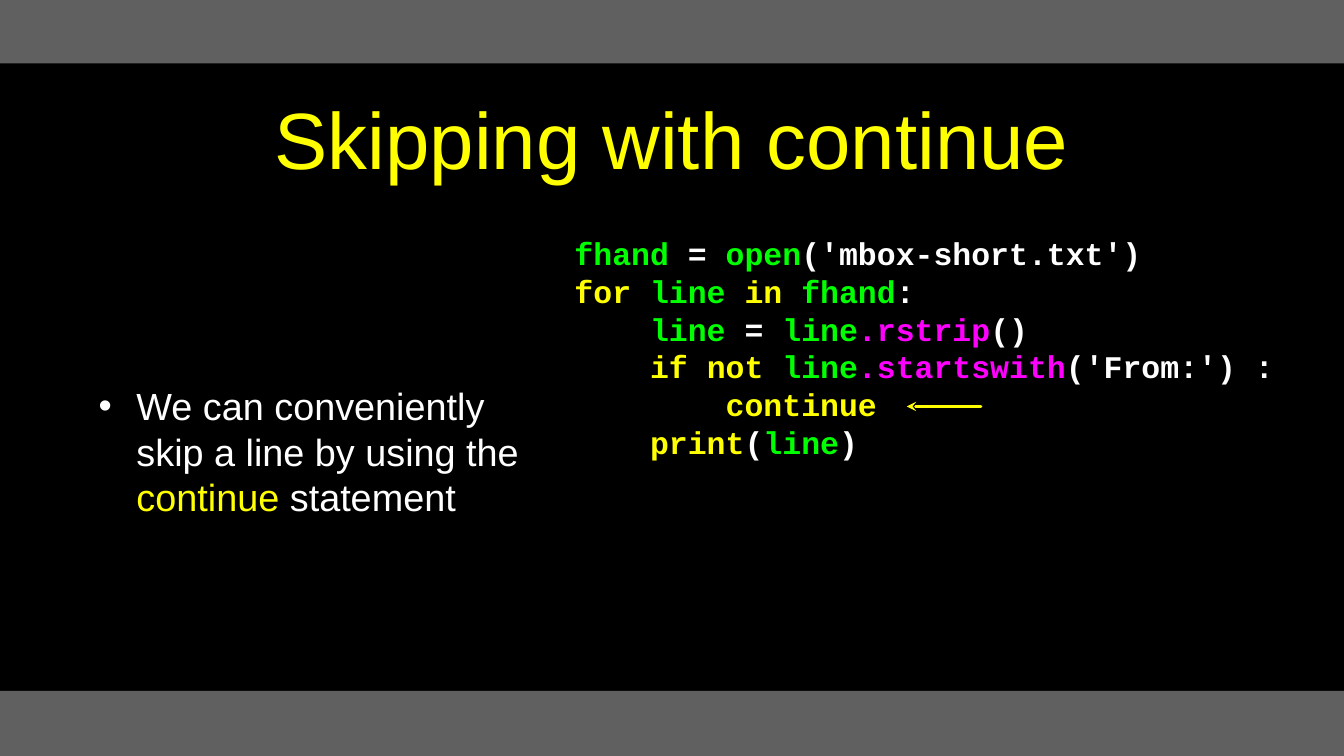
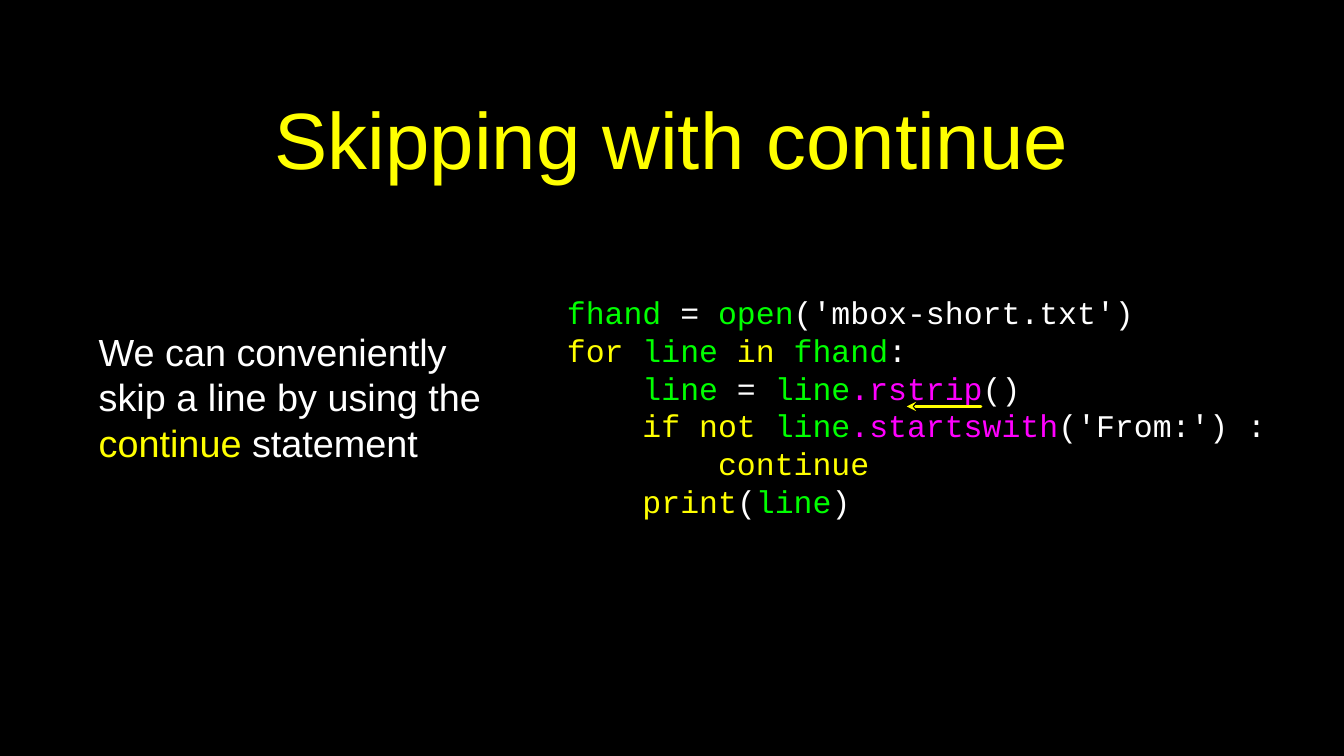
Before and after one commit to csev/py4e, a slide deck: slide 18 of lectures3/Pythonlearn-07-Files.pptx. Drawn at 1344x756 pixels with LibreOffice and Linux fonts; fonts in the diff are those of the drawing. Boxes give left, top, right and bottom in pixels: in the first picture for what was removed or moved away, otherwise in the second. Text is boxed around its words. In the diff, an @@ line names an element or a change of style, - is before the commit and + after.

```diff
--- a/lectures3/Pythonlearn-07-Files.pptx
+++ b/lectures3/Pythonlearn-07-Files.pptx
@@ rectangle removed at <box>0,0,1344,63</box> @@
@@ text "We can conveniently skip a ...": place and size @@
-text "We can conveniently skip a ..." at <box>136,392,519,512</box>
+text "We can conveniently skip a ..." at <box>99,338,481,458</box>
@@ text "We can conveniently skip a ..." at <box>99,338,481,458</box>: bullet • to none @@
@@ text "fhand = open('mbox-short.txt')": place and size @@
-text "fhand = open('mbox-short.txt')" at <box>574,242,1236,461</box>
+text "fhand = open('mbox-short.txt')" at <box>567,301,1229,520</box>
@@ text "fhand = open('mbox-short.txt')" at <box>567,301,1229,520</box>: bold off @@
@@ rectangle at <box>0,691,1344,756</box>: fill #606060 to #000000 @@
```
Also in this commit, not shown: 22 other slides changed, 2 other files.
